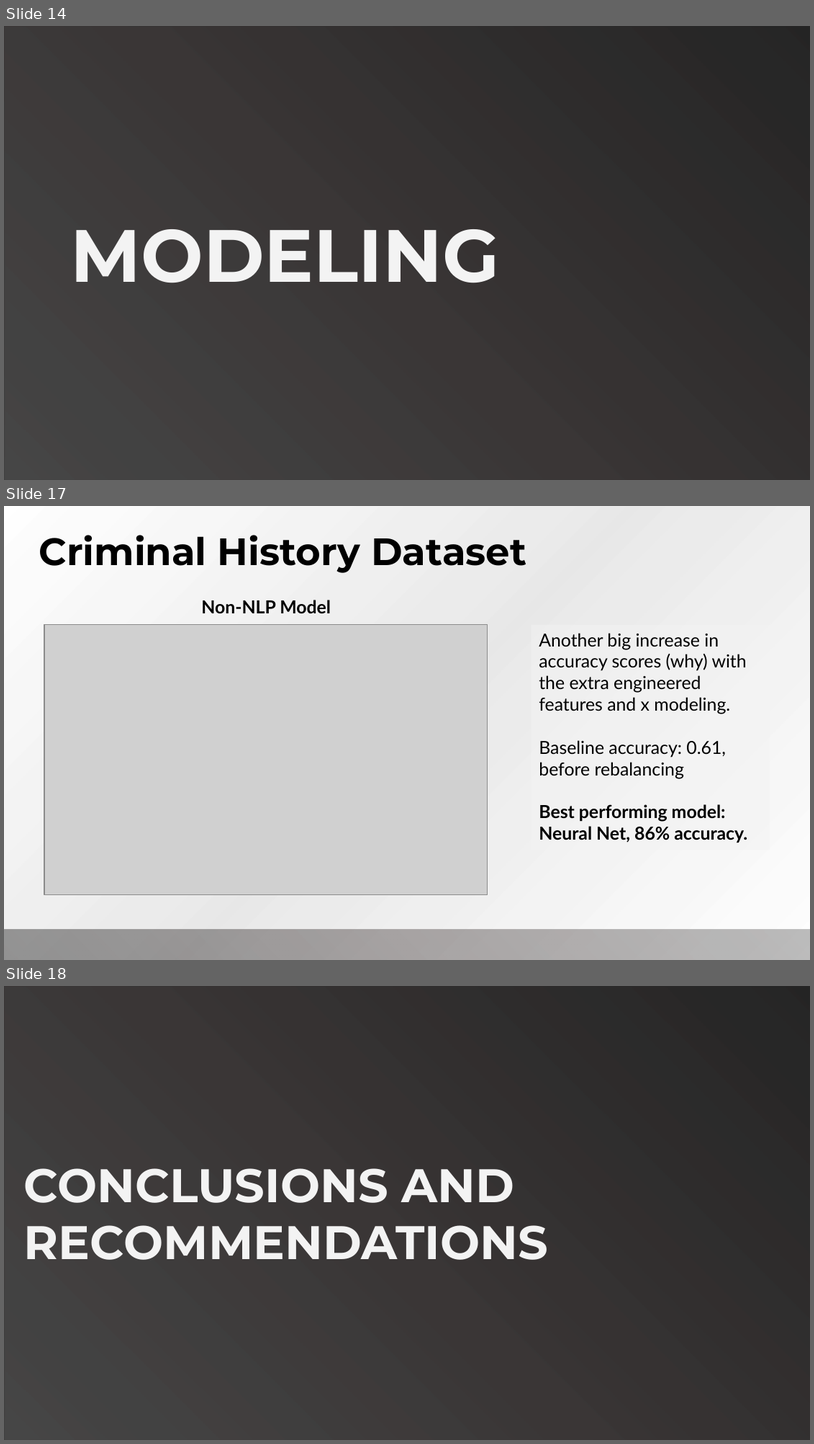
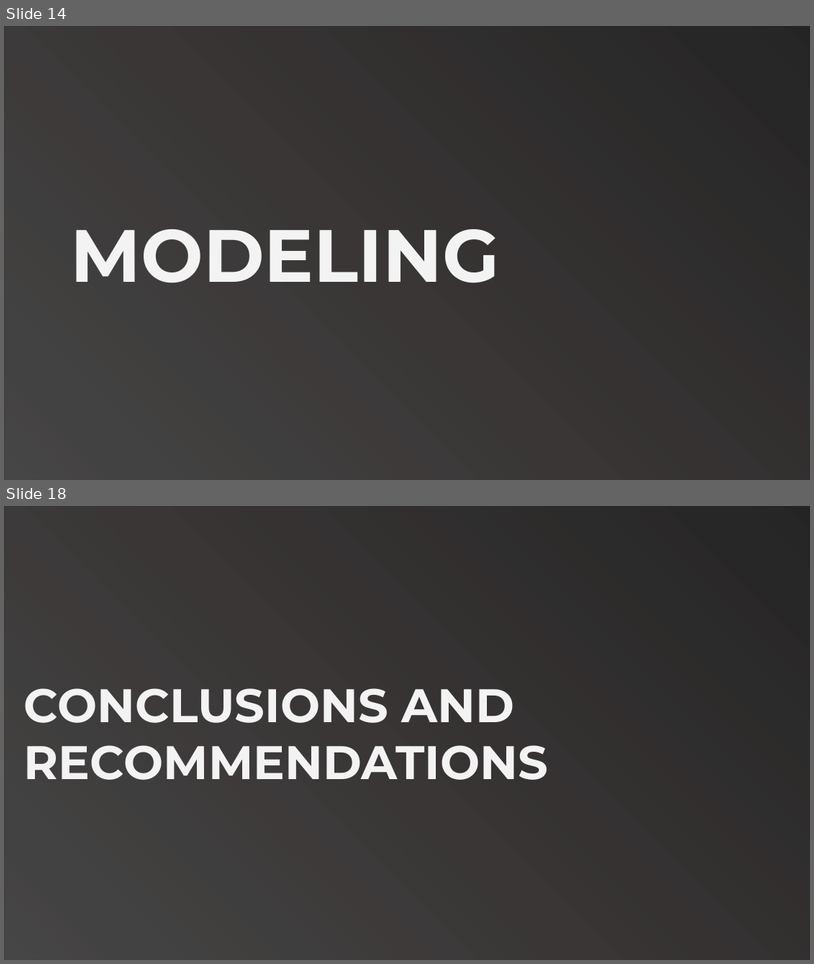
Before and after one commit to ga-dsi-822-group4/recidivism, a slide deck: presentation/Recidivism.pptx. Shown one above the other, each under a label of ours: slides 14, 17 and 18 before the commit, slides 14 and 18 after it; the slides between them are not shown. The pictures are 814x1444 and 814x964 pixels, drawn with LibreOffice and Linux fonts; fonts in the diff are those of the drawing; grey boxes stand for pictures; background and template pictures are left out; a plain dark background stands for a picture behind light text. Boxes give left, top, right and bottom in pixels: in the first picture for what was removed or moved away, otherwise in the second. Text is boxed around its words. In the diff, an @@ line names an element or a change of style, - is before the commit and + after.

```diff
--- a/presentation/Recidivism.pptx
+++ b/presentation/Recidivism.pptx
@@ slide 17 removed at box(4, 506, 810, 960), background picture (left out) @@
@@ rectangle removed at box(4, 506, 810, 960) @@
@@ title removed at box(39, 535, 527, 573) @@
-Criminal History Dataset
@@ text removed at box(201, 600, 331, 613) @@
-Non-NLP Model
@@ picture removed at box(44, 625, 488, 895) @@
@@ text removed at box(539, 633, 748, 843) @@
-Another big increase in accuracy scores (why) with the extra engineered features and x modeling.
-Baseline accuracy: 0.61, before rebalancing
-Best performing model: Neural Net, 86% accuracy.
@@ rectangle removed at box(4, 929, 810, 959) @@
```
Also in this commit, not shown: 5 slides changed, 1 slide added, 1 other file.
